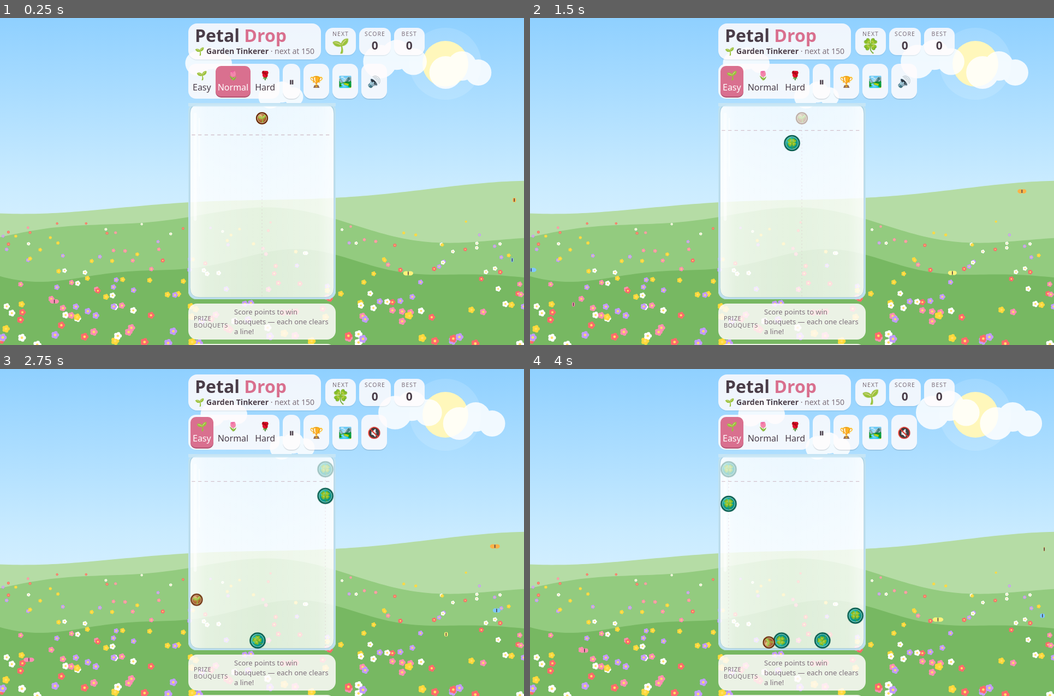
Above: before the commit, frames 1-4 (two rows, left to right).
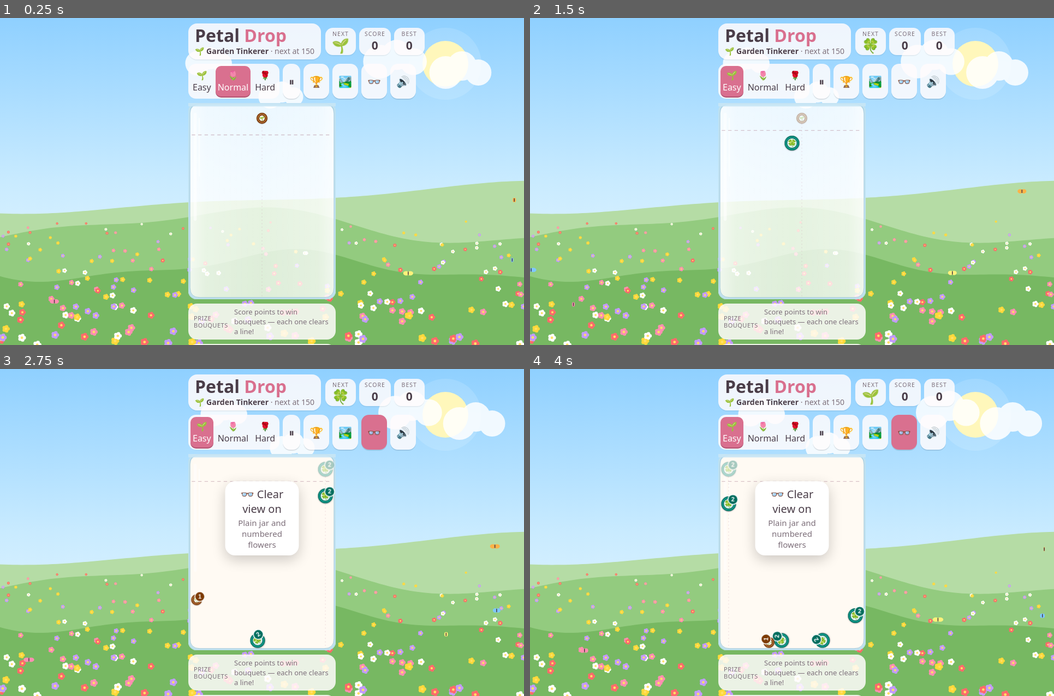
Above: after the commit, the same moments.

Repository: RogerCrothers/easy-arcade
Game: browser game, page petal-drop/index.html
The game is run twice, just before and just after one commit, with the same random seed, the same clock (stepped at 60 frames per second) and the same inputs.
Inputs (mouse positions are in pixels of both pictures, inside the frame that each line leads up to):
- Up to frame 1 (0.25 s): no input
- Up to frame 2 (1.5 s): click "🌱 Easy" at 0.27 s; hold Right from 1.03 s (still down); click (792, 214) at 1.07 s; tap Space at 1.1 s
- Up to frame 3 (2.75 s): release Right at 1.53 s; hold Down 1.58-1.85 s; tap Space at 1.6, 2.1, 2.6 s; click (157, 499) at 1.67 s; hold Left 1.9-2.47 s; click "🔊" (after the commit: "👓") at 2.02 s; click (366, 483) at 2.27 s; hold Up from 2.52 s (still down)
- Up to frame 4 (4 s): release Up at 2.82 s; click (870, 597) at 2.87 s; hold Right 2.87-3.53 s; tap Space at 3.1, 3.6 s; click (661, 614) at 3.47 s; hold Up 3.58-3.82 s; hold Left from 3.87 s (still down)

The runs differ from the first frame. In frame 1, 0.5% of the frame differs, in the area x 48-80%, y 15-33%; in frame 2, 0.6%; in frame 3, 5.4%, in the area x 36-80%, y 14-86%; in frame 4, 5.4%.

Commit message:
Petal Drop 2.2: light flower centres with coloured rings, Clear view, version number
Co-Authored-By: Claude Opus 5.5 <noreply@anthropic.com>
Claude-Session: https://claude.ai/code/session_01CkzAbGoLHSwPNy1kBzmms7

Diff:
--- a/petal-drop/index.html
+++ b/petal-drop/index.html
@@ -30,6 +30,7 @@
   .diff button{flex:1;background:transparent;color:var(--ink);box-shadow:none;padding:6px 4px;font-size:clamp(13px,2.4vw,16px);border-radius:10px}
   .diff button.on{background:var(--accent);color:#fff;box-shadow:0 2px 0 #b35472}
   .diff button:active{transform:none}
+  .icon-btn.on{background:var(--accent);color:#fff}
   .icon-btn{background:var(--card);color:var(--ink);box-shadow:0 2px 0 #0000001a;padding:6px 11px;border-radius:14px;font-size:clamp(16px,3vw,20px)}
   .stage{position:relative;width:var(--gw);height:calc(var(--gw) * 4 / 3)}
   canvas#c{display:block;width:100%;height:100%}
@@ -115,6 +116,7 @@
     <button class="icon-btn" id="pauseBtn" title="Pause (P)">⏸</button>
     <button class="icon-btn" id="scoresBtn" title="High scores">🏆</button>
     <button class="icon-btn" id="sceneBtn" title="Change scenery">🏞️</button>
+    <button class="icon-btn" id="clearBtn" title="Clear view: plain jar and numbered flowers">👓</button>
     <button class="icon-btn" id="soundBtn" title="Sound">🔊</button>
   </div>
   <div class="stage" id="stage">
@@ -124,6 +126,7 @@
       <div class="big">⏸️</div>
       <h2>Paused</h2>
       <p>Take a breather and smell the roses.</p>
+      <p class="verline" style="font-size:13px"></p>
       <div class="row"><button id="resumeBtn">▶ Keep growing</button><button class="ghost" id="restartBtn">New vase</button></div>
     </div>
     <div class="overlay" id="confirm">
@@ -151,7 +154,7 @@
   </div>
   <div class="shelf"><div class="lbl">Prize bouquets</div><div class="items" id="shelf"><span class="none">Score points to win bouquets — each one clears a line!</span></div></div>
   <div class="ladder" id="ladder"></div>
-  <div class="hint">Slide to aim, lift to drop. Matching flowers bloom into the next one · P to pause</div>
+  <div class="hint">Slide to aim, lift to drop. Matching flowers bloom into the next one · P to pause · <span id="ver"></span></div>
 </div>
 
 <div class="modal" id="scoresModal">
@@ -166,6 +169,7 @@
     <h2 style="font-size:20px;margin-top:18px">🌿 Gardener ranks</h2>
     <div class="ranks" id="rankList"></div>
     <div style="text-align:center;margin-top:16px"><button id="hsClose">Close</button></div>
+    <div class="verline" style="text-align:center;color:var(--muted);font-size:12px;margin-top:10px"></div>
   </div>
 </div>
 
@@ -179,6 +183,7 @@
   function esc(s){ return String(s).replace(/[&<>"']/g,c=>({"&":"&amp;","<":"&lt;",">":"&gt;",'"':"&quot;","'":"&#39;"}[c])); }
 
   /* ================= Game data ================= */
+  const VERSION = '2.2';   // shown on screen so players can tell they have the latest version
   const W = 600, H = 800, HOLD_Y = 62, WALL = 60, GLASS = 10;
   const F = [null,
     {e:'🌱',c:'#b9773f',r:22},{e:'🍀',c:'#14a99a',r:30},{e:'🌼',c:'#ffc61a',r:40},{e:'🌷',c:'#ff5c8a',r:50},
@@ -219,6 +224,7 @@
   let diff = load('petal-diff','normal'); if(!DIFF[diff]) diff='normal';
   let soundOn = load('petal-sound', true);
   let scenePref = load('petal-scene', 'auto');
+  let clearView = load('petal-clear', false);
   const bestKey = d => d==='normal' ? 'petal-best' : 'petal-best-'+d;
 
   /* ================= Sprites ================= */
@@ -231,6 +237,7 @@
     cv.width = Math.round(gw * dpr); cv.height = Math.round(gw * 4/3 * dpr);
     buildSprites(); sceneResize();
   }
+  function tint(hex, t){ const n=parseInt(hex.slice(1),16), m=v=>Math.round(v+(255-v)*t); return 'rgb('+m(n>>16)+','+m((n>>8)&255)+','+m(n&255)+')'; }
   function shade(hex, amt){
     const n = parseInt(hex.slice(1),16);
     const r = Math.max(0,Math.min(255,(n>>16)+amt)), gg = Math.max(0,Math.min(255,((n>>8)&255)+amt)), b = Math.max(0,Math.min(255,(n&255)+amt));
@@ -260,15 +267,24 @@
       const k=scale*dpr, pad=Math.ceil(f.r*k*.12)+3, s=Math.ceil(f.r*2*k)+pad*2, o=document.createElement('canvas'); o.width=o.height=s;
       const g=o.getContext('2d'), c=s/2, R=f.r*k;
       // soft shadow so flowers stand out from the glass and scenery
-      g.save(); g.shadowColor='rgba(40,20,40,.35)'; g.shadowBlur=R*.14; g.shadowOffsetY=R*.05;
+      // Light centre so the flower picture stands out; a thick ring in the stage's own strong colour tells stages apart
+      g.save(); g.shadowColor='rgba(40,20,40,.4)'; g.shadowBlur=R*.16; g.shadowOffsetY=R*.06;
       g.fillStyle=f.c; g.beginPath(); g.arc(c,c,R,0,Math.PI*2); g.fill(); g.restore();
-      const grad=g.createRadialGradient(c-R*.35,c-R*.4,R*.1,c,c,R);
-      grad.addColorStop(0,shade(f.c,90)); grad.addColorStop(.45,f.c); grad.addColorStop(1,shade(f.c,-35));
-      g.fillStyle=grad; g.beginPath(); g.arc(c,c,R,0,Math.PI*2); g.fill();
-      g.lineWidth=Math.max(2.5,R*.08); g.strokeStyle=shade(f.c,-80); g.stroke();
-      g.lineWidth=Math.max(1,R*.03); g.strokeStyle='rgba(255,255,255,.7)'; g.beginPath(); g.arc(c,c,R*.86,0,Math.PI*2); g.stroke();
+      const ring=Math.max(4,R*.17);
+      const grad=g.createRadialGradient(c-R*.25,c-R*.3,R*.05,c,c,R-ring);
+      grad.addColorStop(0,'#ffffff'); grad.addColorStop(1,tint(f.c,.82));
+      g.fillStyle=grad; g.beginPath(); g.arc(c,c,R-ring,0,Math.PI*2); g.fill();
+      g.lineWidth=Math.max(1.5,R*.035); g.strokeStyle=shade(f.c,-70);
+      g.beginPath(); g.arc(c,c,R-g.lineWidth/2,0,Math.PI*2); g.stroke();
+      g.beginPath(); g.arc(c,c,R-ring,0,Math.PI*2); g.stroke();
       const em=emoji(i);
-      if(em){ const d=R*1.73; g.drawImage(em,c-d/2,c-d/2+R*.06,d,d); } else vectorFlower(g,c,c,R,i);
+      if(em){ const d=(R-ring)*1.9; g.drawImage(em,c-d/2,c-d/2+R*.04,d,d); } else vectorFlower(g,c,c,R-ring,i);
+      if(clearView){   // stage number badge
+        const br=Math.max(9,Math.min(R*.3,17*scale*dpr)), bx=c+R*.58, by=c-R*.58;
+        g.fillStyle=shade(f.c,-60); g.beginPath(); g.arc(bx,by,br,0,Math.PI*2); g.fill();
+        g.lineWidth=Math.max(1.5,br*.15); g.strokeStyle='#fff'; g.stroke();
+        g.fillStyle='#fff'; g.font='600 '+Math.round(br*1.25)+'px Fredoka, sans-serif'; g.textAlign='center'; g.textBaseline='middle'; g.fillText(String(i), bx, by+br*.05);
+      }
       return o;
     });
   }
@@ -632,6 +648,9 @@
   $('resumeBtn').onclick=()=>togglePause(false);
   $('restartBtn').onclick=()=>{ $('pauseOv').classList.remove('show'); askNew('Start a new vase?', ()=>newGame()); };
   document.addEventListener('visibilitychange', ()=>{ if(document.hidden && !dead && !paused) togglePause(true); });
+  $('clearBtn').classList.toggle('on', clearView);
+  $('clearBtn').onclick=()=>{ clearView=!clearView; save('petal-clear',clearView); $('clearBtn').classList.toggle('on',clearView); buildSprites();
+    banner(clearView?'👓 Clear view on':'👓 Clear view off', clearView?'Plain jar and numbered flowers':'Scenery shows through the glass', null); };
   $('soundBtn').textContent = soundOn?'🔊':'🔇';
   $('soundBtn').onclick=()=>{ soundOn=!soundOn; save('petal-sound',soundOn); $('soundBtn').textContent=soundOn?'🔊':'🔇'; if(soundOn) sfx.merge(3); };
   $('sceneBtn').onclick=()=>{
@@ -810,7 +829,7 @@
     roundRect(ctx,2,2,W-4,H-4,44);
     const jg=ctx.createLinearGradient(0,0,W,0);
     jg.addColorStop(0,'rgba(255,255,255,.9)'); jg.addColorStop(.12,'rgba(255,255,255,.8)'); jg.addColorStop(.5,'rgba(255,255,255,.76)'); jg.addColorStop(.88,'rgba(255,255,255,.8)'); jg.addColorStop(1,'rgba(255,255,255,.9)');
-    ctx.fillStyle=jg; ctx.fill();
+    ctx.fillStyle = clearView ? '#fffaf3' : jg; ctx.fill();
     ctx.lineWidth=GLASS; ctx.strokeStyle='rgba(190,225,240,.95)'; ctx.stroke();
     ctx.lineWidth=2; ctx.strokeStyle='rgba(120,170,200,.6)'; roundRect(ctx,GLASS/2+2,2,W-GLASS-4,H-GLASS/2-4,40); ctx.stroke();
     // jar rim
@@ -850,6 +869,8 @@
     ctx.globalAlpha=1;
   }
 
+  $('ver').textContent = 'Version '+VERSION;
+  document.querySelectorAll('.verline').forEach(el=>el.textContent='Petal Drop version '+VERSION);
   window.addEventListener('resize', resize);
   resize();
   if(scenePref!=='auto'){ const i=SCENES.findIndex(s=>s.id===scenePref); if(i>=0) setScene(i); }
